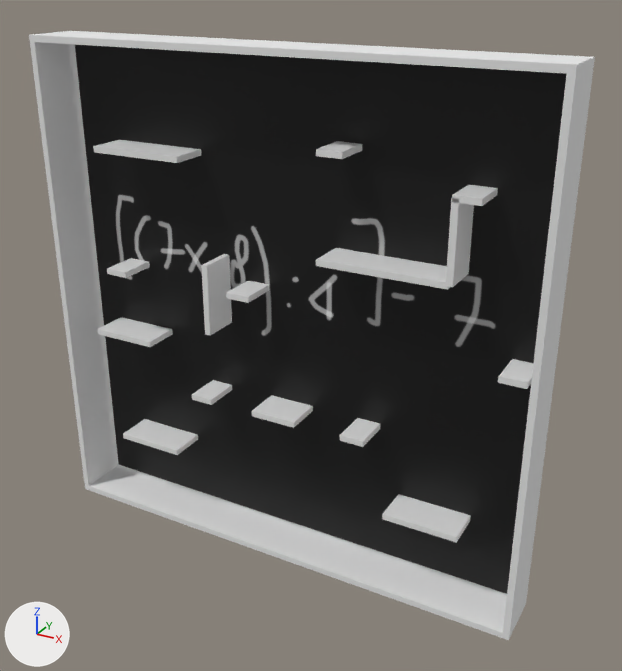
The Blender file GGJ/Assets/models/3-livello_raccolta.blend, before and after one commit.
Both versions are drawn from a 50 mm camera at (67.2, -190.6, 10.9) aimed at (2.9, -73.6, -47.6). Arrows for +X, +Y and +Z are at lower left; the lights stay in place.
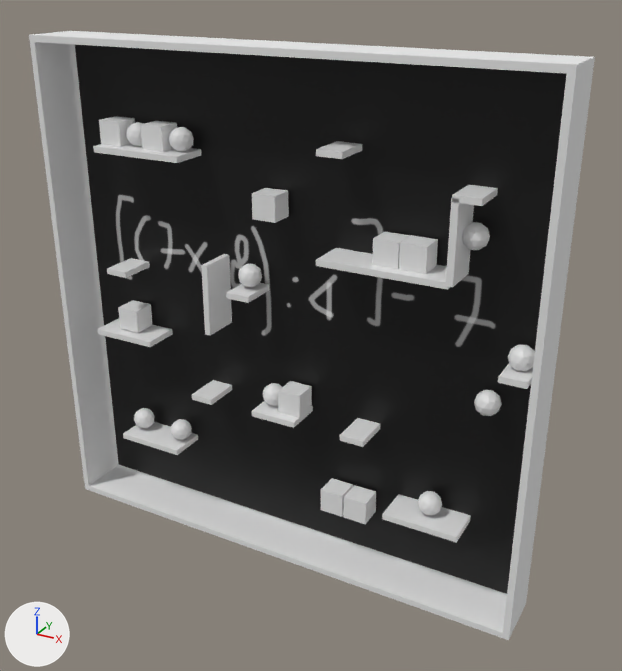
Patch to the scene script:
```diff
--- a/GGJ/Assets/models/3-livello_raccolta.blend.py
+++ b/GGJ/Assets/models/3-livello_raccolta.blend.py
@@ ob_cube_035 @@
 ob_cube_035 = bpy.data.objects.new('Cube.035', me_cube_035)
-ob_cube_035.location = (-23.1, -65.5, -16.0)
+ob_cube_035.location = (-23.1, -77.6, -16.0)
 ob_cube_035.scale = (2.08, 2.08, 2.08)
@@ ob_icosphere_009 @@
 ob_icosphere_009 = bpy.data.objects.new('Icosphere.009', me_icosphere_009)
-ob_icosphere_009.location = (-18.8, -65.5, -16.1)
+ob_icosphere_009.location = (-18.8, -77.6, -16.1)
 ob_icosphere_009.scale = (2.03, 2.03, 2.03)
@@ ob_icosphere_008 @@
 ob_icosphere_008 = bpy.data.objects.new('Icosphere.008', me_icosphere_008)
-ob_icosphere_008.location = (-27.6, -65.5, -16.1)
+ob_icosphere_008.location = (-27.6, -77.6, -16.1)
 ob_icosphere_008.scale = (2.03, 2.03, 2.03)
@@ ob_cube_034 @@
 ob_cube_034 = bpy.data.objects.new('Cube.034', me_cube_034)
-ob_cube_034.location = (-31.9, -65.5, -16.0)
+ob_cube_034.location = (-31.9, -77.6, -16.0)
 ob_cube_034.scale = (2.08, 2.08, 2.08)
@@ ob_icosphere_007 @@
 ob_icosphere_007 = bpy.data.objects.new('Icosphere.007', me_icosphere_007)
-ob_icosphere_007.location = (31.4, -65.5, -24.9)
+ob_icosphere_007.location = (31.4, -77.6, -24.9)
 ob_icosphere_007.scale = (2.03, 2.03, 2.03)
@@ ob_cube_024 @@
 ob_cube_024 = bpy.data.objects.new('Cube.024', me_cube_026)
-ob_cube_024.location = (23.0, -65.5, -29.0)
+ob_cube_024.location = (23.0, -77.6, -29.0)
 ob_cube_024.scale = (2.1, 2.1, 2.1)
@@ ob_cube_023 @@
 ob_cube_023 = bpy.data.objects.new('Cube.023', me_cube_025)
-ob_cube_023.location = (18.7, -65.5, -28.9)
+ob_cube_023.location = (18.7, -77.6, -28.9)
 ob_cube_023.scale = (2.05, 2.05, 2.05)
@@ ob_cube_020 @@
 ob_cube_020 = bpy.data.objects.new('Cube.020', me_cube_022)
-ob_cube_020.location = (-31.6, -65.5, -49.5)
+ob_cube_020.location = (-31.6, -77.6, -49.5)
 ob_cube_020.scale = (2.08, 2.08, 2.08)
@@ ob_cube_017 @@
 ob_cube_017 = bpy.data.objects.new('Cube.017', me_cube_019)
-ob_cube_017.location = (-2.2, -65.5, -24.8)
+ob_cube_017.location = (-2.2, -77.6, -24.8)
 ob_cube_017.scale = (2.08, 2.08, 2.08)
@@ ob_icosphere_006 @@
 ob_icosphere_006 = bpy.data.objects.new('Icosphere.006', me_icosphere_006)
-ob_icosphere_006.location = (-6.3, -65.5, -37.2)
+ob_icosphere_006.location = (-6.3, -77.6, -37.2)
 ob_icosphere_006.scale = (2.03, 2.03, 2.03)
@@ ob_icosphere_005 @@
 ob_icosphere_005 = bpy.data.objects.new('Icosphere.005', me_icosphere_005)
-ob_icosphere_005.location = (39.7, -65.5, -41.8)
+ob_icosphere_005.location = (39.7, -77.6, -41.8)
 ob_icosphere_005.scale = (2.03, 2.03, 2.03)
@@ ob_icosphere_004 @@
 ob_icosphere_004 = bpy.data.objects.new('Icosphere.004', me_icosphere_004)
-ob_icosphere_004.location = (35.3, -65.5, -50.2)
+ob_icosphere_004.location = (35.3, -77.6, -50.2)
 ob_icosphere_004.scale = (2.03, 2.03, 2.03)
@@ ob_cube_005 @@
 ob_cube_005 = bpy.data.objects.new('Cube.005', me_cube_007)
-ob_cube_005.location = (2.0, -65.5, -58.1)
+ob_cube_005.location = (2.0, -77.6, -58.1)
 ob_cube_005.scale = (2.08, 2.08, 2.08)
@@ ob_icosphere_003 @@
 ob_icosphere_003 = bpy.data.objects.new('Icosphere.003', me_icosphere_003)
-ob_icosphere_003.location = (-2.2, -65.5, -58.3)
+ob_icosphere_003.location = (-2.2, -77.6, -58.3)
 ob_icosphere_003.scale = (2.03, 2.03, 2.03)
@@ ob_icosphere_002 @@
 ob_icosphere_002 = bpy.data.objects.new('Icosphere.002', me_icosphere_002)
-ob_icosphere_002.location = (27.3, -65.5, -70.8)
+ob_icosphere_002.location = (27.3, -77.6, -70.8)
 ob_icosphere_002.scale = (2.03, 2.03, 2.03)
@@ ob_icosphere_001 @@
 ob_icosphere_001 = bpy.data.objects.new('Icosphere.001', me_icosphere_001)
-ob_icosphere_001.location = (-22.9, -65.5, -70.9)
+ob_icosphere_001.location = (-22.9, -77.6, -70.9)
 ob_icosphere_001.scale = (2.03, 2.03, 2.03)
@@ ob_icosphere @@
 ob_icosphere = bpy.data.objects.new('Icosphere', me_icosphere)
-ob_icosphere.location = (-31.7, -65.5, -70.8)
+ob_icosphere.location = (-31.7, -77.6, -70.8)
 ob_icosphere.scale = (2.03, 2.03, 2.03)
@@ ob_cube_002 @@
 ob_cube_002 = bpy.data.objects.new('Cube.002', me_cube_004)
-ob_cube_002.location = (14.7, -65.5, -75.3)
+ob_cube_002.location = (14.7, -77.6, -75.3)
 ob_cube_002.scale = (2.08, 2.08, 2.08)
@@ ob_cube @@
 ob_cube = bpy.data.objects.new('Cube', me_cube_003)
-ob_cube.location = (10.2, -65.5, -75.2)
+ob_cube.location = (10.2, -77.6, -75.2)
 ob_cube.scale = (2.08, 2.08, 2.08)
```

Pixel boxes [x1, y1, x2, y2] of what changed, in the pictures (622 x 671 px):
'Cube.024', moved (not visible before): after [399, 235, 438, 274]
'Cube.017', moved (not visible before): after [252, 188, 289, 223]
'Cube.005', moved (not visible before): after [278, 381, 312, 418]
'Cube.002', moved (not visible before): after [343, 485, 376, 524]
'Cube.023', moved (not visible before): after [372, 232, 410, 269]
'Cube.020', moved (not visible before): after [118, 300, 152, 333]
'Cube.035', moved (not visible before): after [141, 121, 177, 152]
'Cube.034', moved (not visible before): after [99, 116, 135, 147]
'Cube', moved (not visible before): after [321, 478, 353, 517]
'Icosphere.007', moved (not visible before): after [462, 222, 490, 250]
'Icosphere.005', moved (not visible before): after [508, 345, 535, 372]
'Icosphere.004', moved (not visible before): after [474, 390, 502, 416]
'Icosphere.009', moved (not visible before): after [169, 127, 194, 152]
'Icosphere.002', moved (not visible before): after [417, 491, 442, 516]
'Icosphere.006', moved (not visible before): after [238, 264, 262, 287]
'Icosphere.001', moved (not visible before): after [171, 419, 192, 440]
'Icosphere', moved (not visible before): after [134, 408, 155, 429]
'Icosphere.003', moved (not visible before): after [263, 383, 282, 406]
'Icosphere.008', moved (not visible before): after [126, 122, 144, 146]
